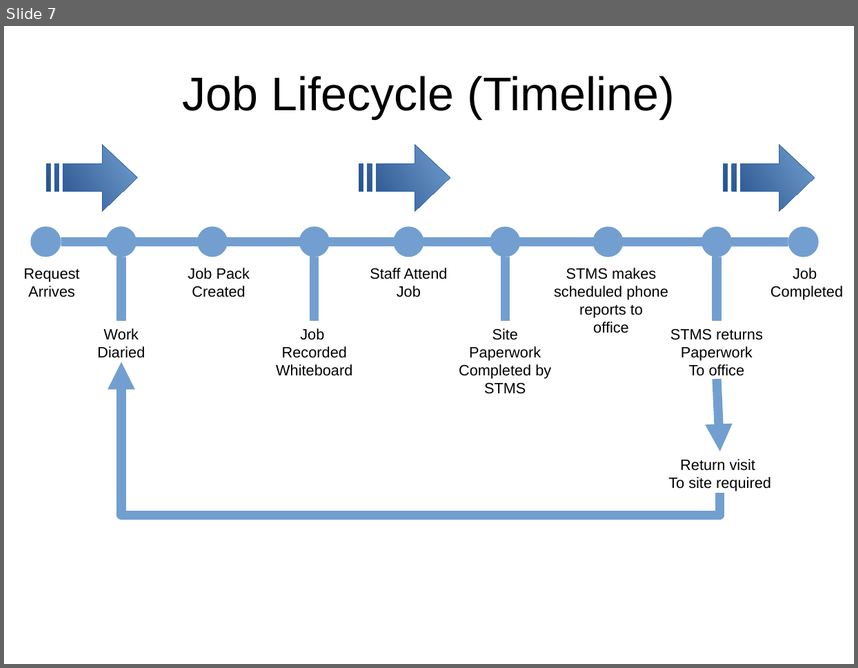
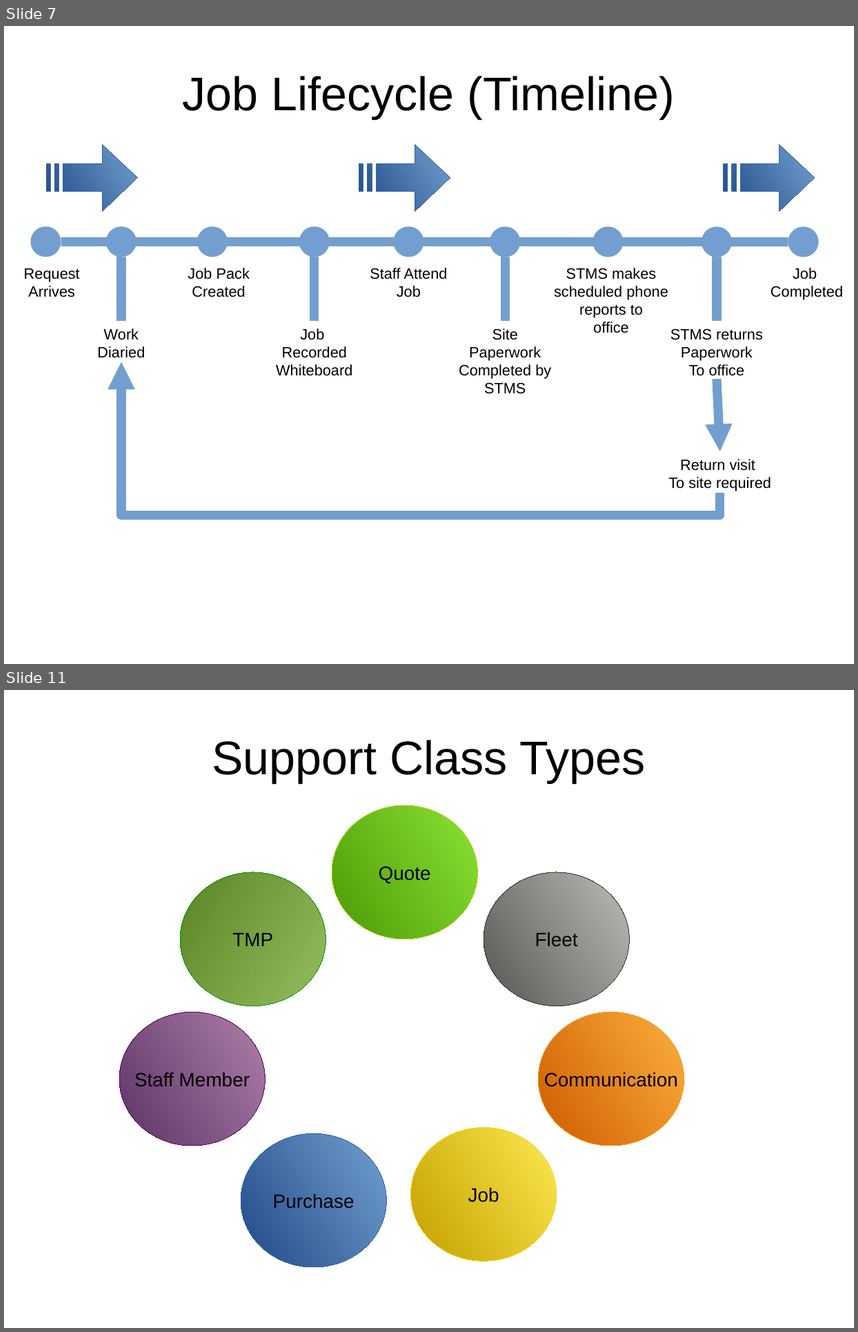
Before and after one commit to monkeysh1ne/TMNZ_Stuff, a slide deck: Workflows BP Models.odp. Shown one above the other, each under a label of ours: slide 7 before the commit, slides 7 and 11 after it; the slides between them are not shown. The pictures are 858x668 and 858x1332 pixels, drawn with LibreOffice and Linux fonts; fonts in the diff are those of the drawing. Boxes give left, top, right and bottom in pixels: in the first picture for what was removed or moved away, otherwise in the second. Text is boxed around its words. In the diff, an @@ line names an element or a change of style, - is before the commit and + after.

```diff
--- a/Workflows BP Models.odp
+++ b/Workflows BP Models.odp
@@ slide 11 added at bbox=[4, 690, 854, 1328], background #FFFFFF @@
@@ title added at bbox=[212, 740, 646, 782], 44 pt, text #000000 @@
+Support Class Types
@@ ellipse added at bbox=[332, 806, 477, 939], fill gradient #8AE234 to #4E9A06, outline #AECF00 0 pt, 18 pt, text #000000 @@
+Quote
@@ ellipse added at bbox=[180, 872, 326, 1005], fill gradient #94BD5E to #5C8526, outline #009900 0 pt, 18 pt, text #000000 @@
+TMP
@@ ellipse added at bbox=[484, 872, 630, 1005], fill gradient #BABDB6 to #555753, outline #333333 0 pt, 18 pt, text #000000 @@
+Fleet
@@ ellipse added at bbox=[120, 1012, 266, 1145], fill gradient #AD7FA8 to #5C3566, outline #660066 0 pt, 18 pt, text #000000 @@
+Staff Member
@@ ellipse added at bbox=[539, 1012, 684, 1145], fill gradient #FCAF3E to #CE5C00, outline #FF950E 0 pt, 18 pt, text #000000 @@
+Communication
@@ ellipse added at bbox=[241, 1134, 387, 1267], fill gradient #729FCF to #204A87, outline #3465A4 0 pt, 18 pt, text #000000 @@
+Purchase
@@ ellipse added at bbox=[411, 1127, 557, 1261], fill gradient #FCE94F to #C4A000, outline #FFD320 0 pt, 18 pt, text #000000 @@
+Job
```
Also in this commit, not shown: 5 slides changed, 3 other slides added, 2 other files.
